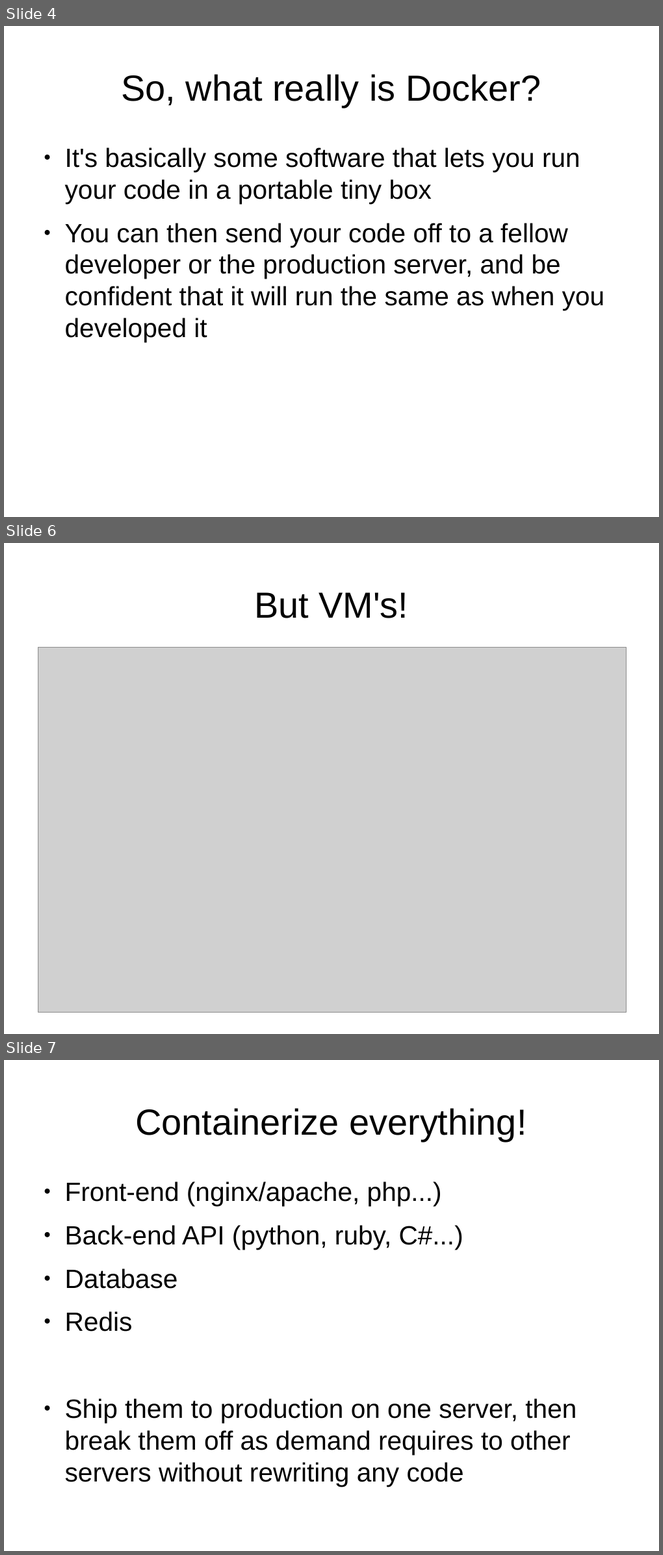
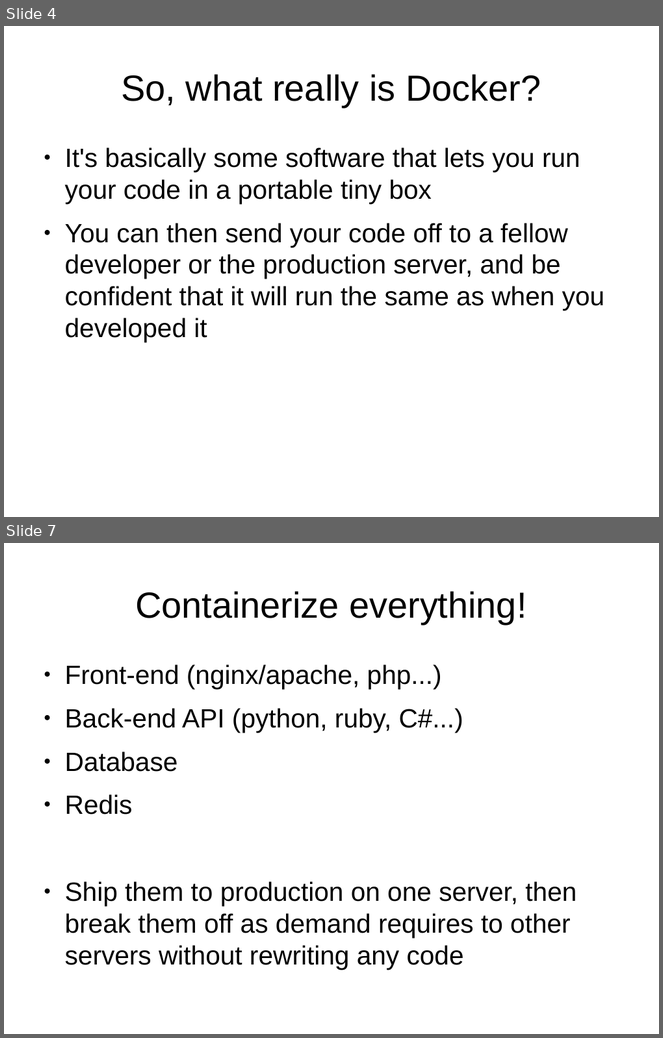
Before and after one commit to bobfp/docker-presentation, a slide deck: dockerPres.odp. Shown one above the other, each under a label of ours: slides 4, 6 and 7 before the commit, slides 4 and 7 after it; the slides between them are not shown. The pictures are 663x1555 and 663x1038 pixels, drawn with LibreOffice and Linux fonts; fonts in the diff are those of the drawing; grey boxes stand for pictures. Boxes give left, top, right and bottom in pixels: in the first picture for what was removed or moved away, otherwise in the second. Text is boxed around its words. In the diff, an @@ line names an element or a change of style, - is before the commit and + after.

```diff
--- a/dockerPres.odp
+++ b/dockerPres.odp
@@ slide 6 removed at (4,543,659,1034), background #FFFFFF @@
@@ title removed at (254,592,408,618) @@
-But VM's!
@@ picture removed at (38,647,627,1013) @@
```
Also in this commit, not shown: 3 slides changed, 2 slides added, 1 other slide removed, 1 other file.
